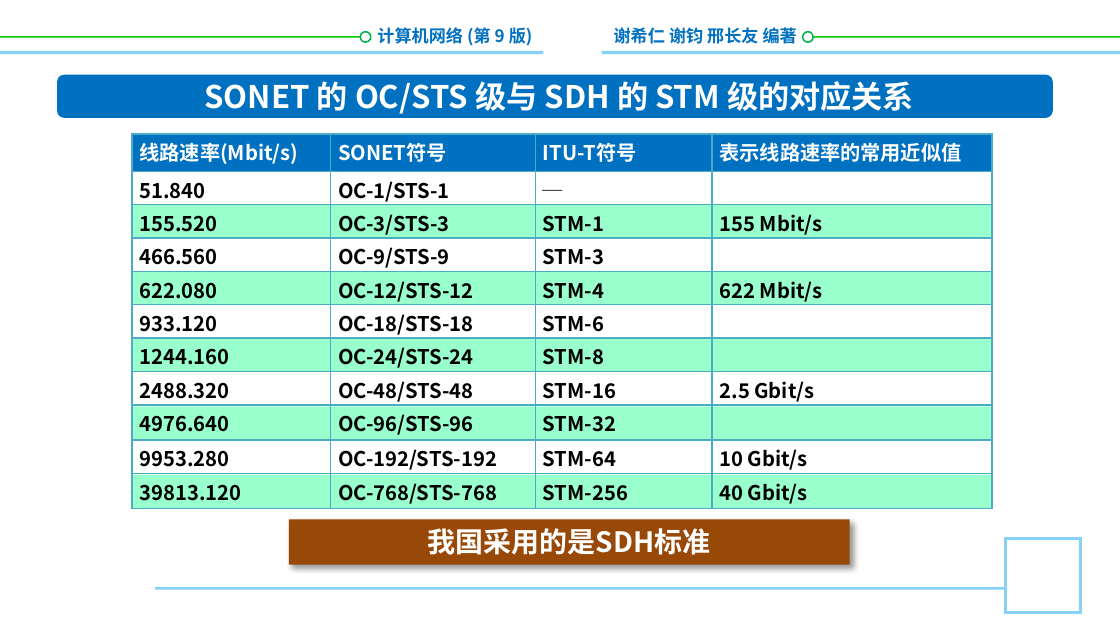
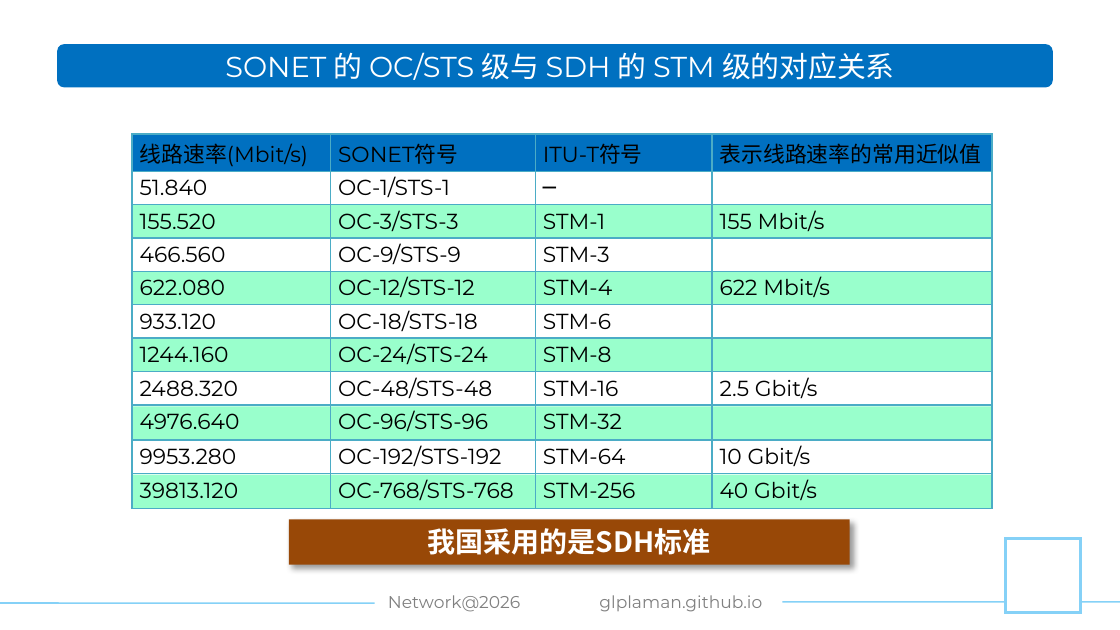
Before and after one commit to glplaman/glplaman.github.io, a slide deck: slide 63 of network/ppt/52785PPT课件/第2章.pptx. Drawn at 1120x630 pixels with LibreOffice and Linux fonts; fonts in the diff are those of the drawing; background and template pictures are left out. Boxes give left, top, right and bottom in pixels: in the first picture for what was removed or moved away, otherwise in the second. Text is boxed around its words. In the diff, an @@ line names an element or a change of style, - is before the commit and + after.

Commit message:
network

```diff
--- a/network/ppt/52785PPT课件/第2章.pptx
+++ b/network/ppt/52785PPT课件/第2章.pptx
@@ text removed at bbox=[377, 27, 533, 46] @@
-计算机网络 (第 9 版)
@@ rectangle removed at bbox=[543, 16, 601, 73] @@
@@ text removed at bbox=[614, 25, 797, 48] @@
-谢希仁 谢钧 邢长友 编著
@@ line removed from (0, 37) to (363, 37) @@
@@ line removed from (0, 53) to (1120, 53) @@
@@ rounded rectangle: place and size @@
-rounded rectangle at bbox=[57, 75, 1053, 119]
+rounded rectangle at bbox=[57, 44, 1053, 87]
@@ text "SONET 的 OC/STS 级与 SDH ...": place and size @@
-text "SONET 的 OC/STS 级与 SDH ..." at bbox=[204, 81, 914, 114]
+text "SONET 的 OC/STS 级与 SDH ..." at bbox=[225, 52, 895, 80]
@@ text "SONET 的 OC/STS 级与 SDH ..." at bbox=[225, 52, 895, 80]: size 20 to 18.5 pt, font Noto Sans CJK SC to Montserrat, bold off; less space between paragraphs @@
@@ ellipse removed at bbox=[361, 31, 371, 41] @@
@@ ellipse removed at bbox=[803, 31, 813, 41] @@
@@ line removed from (805, 37) to (1120, 37) @@
@@ table at bbox=[132, 134, 992, 510] @@
@@ size 13 to 14 pt, font Noto Sans CJK SC to Montserrat, bold off @@
@@ text colour #FFFFFF to #000000 in "线路速率(Mbit/s)", "SONET符号", "ITU-T符号", "表示线路速率的常用近似值" @@
@@ line removed from (156, 588) to (1006, 588) @@
@@ text added at bbox=[388, 595, 520, 612], 11 pt, text #808080 @@
+Network@2026
@@ text added at bbox=[599, 595, 762, 612], 11 pt, text #808080 @@
+glplaman.github.io
@@ line added from (0, 603) to (396, 603), #85D1F7 1 pt @@
@@ line added from (724, 601) to (1120, 601), #85D1F7 1 pt @@
```
Also in this commit, not shown: 76 other slides changed, 8 other files.
